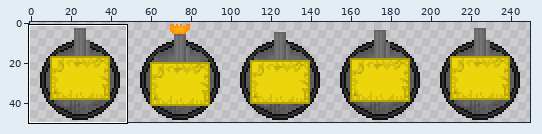
Sprite sheet, stored at strong.png. Above, an overview of the earlier version with the close-up marked.
Close-up. First the earlier version:
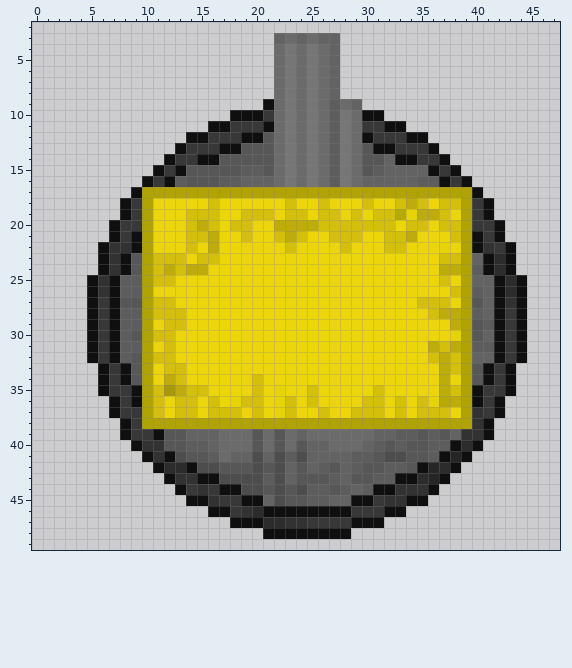
The file is 250x50 pixels. Colours within 5 levels of each other are drawn and written as one. Shown: x 0..47, y 2..49. The commit also changed other parts of the picture, which this record leaves out.
After:
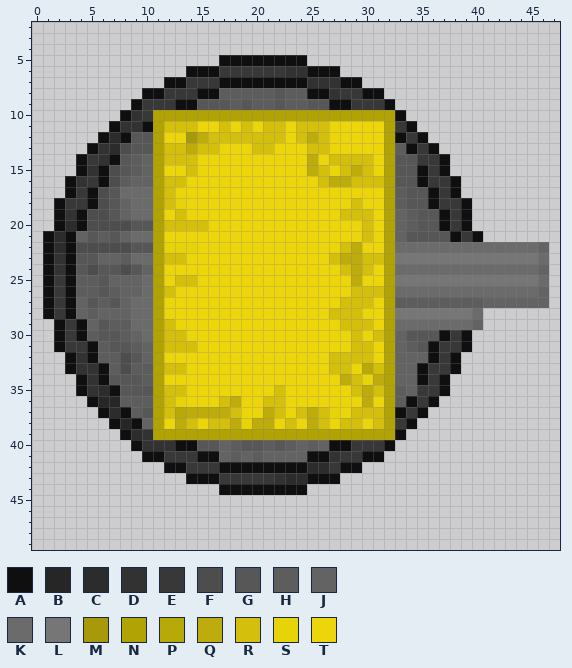
Palette (. is transparent): A #0f0f0f  B #262626  C #2c2c2c  D #323232  E #383838  F #4d4d4d  G #575757  H #5d5d5d  J #636363  K #6b6b6b  L #767676  M #a79909  N #b1a304  P #b7aa08  Q #beab0c  R #d4bf0c  S #e7d309  T #edd50c
Change:
Changed rows in their new state; - is an unchanged pixel.
first column x 1:
 3 ---------------------......-------------------
 4 ---------------------......-------------------
 5 ----------------AAAAAAAA...-------------------
 6 -------------AAAEEEEEEDDAAA-------------------
 7 -----------AAEEEAAAAAAAADDDAA-----------------
 8 ---------AAEEEAAHHHHHGHHAADEEAA---------------
 9 --------AEEEAAGGGHGHHGHHGGAAEEEA--------------
10 -------ADENNNNNNNNNNNNNNNNNNNNNNA-------------
11 ------ADDANRRRTTRTRTRRTRRRTTTTTNEA------------
12 -----ACAGGNTTMQRRRRRRRTRQRTTTTTNAE------------
13 ----ADCFGGNRRQRRTTTRRTTTRRTTTTTNHA------------
14 ---AEDAGHJNRRRTTTTTTTTTTQTRRRRTNGG------------
15 ---ADAFGHJNTTRTTTTTTTTTTQRTRQRTNGGAEA.--------
16 --ADEAFHJJNRRTTTTTTTTTTTTRQQRRRNGGAEEA.-------
17 --AEAFGKKK-RTTTTTTTTTTTTTTTTTTT-HGGAEA..------
18 -AEEAFGJKKNRS--T------T--T--RT-NHGGAEEA..-----
19 -ADAFFGJKKN-RTTT--TTT-TT-TTR-RTNJHGGAEA..-----
20 -ACAFFFFGGNRR-RT-TT--TTTTTTTT-TNJHGGAEA...----
21 ACAJGHGJKKN--TTT--T--TTT--TTTR-NJGGGGAE-..----
22 ACAFFFFFGGNSSS-T------T-----Q--NKKKKKKKKKKKKKJ
23 ADAGGJJHKKN---TT----------RQQRRNLLLLLLLLLLLLLK
24 ADAGFGGF-JNTTTT------------RQR-NKKKKKKKKKKKKKJ
25 AEAHHGJJJKNTRR--------------Q--NLLLLLLLLLLLLLK
26 AEAHHGHJJKNR----------------RRRNKKKKKKKKKKKKKJ
27 AEAJGHGJKKNT---------------RRR-NHHHHHHHH-JJJJJ
28 AEAJHJJJKKNTT-------------RRR--NLLLLLLLK....--
29 -AEAJGH-KKN-T--------------RRR-NKKKKKKKJ....--
30 -AEAHGG-JKN-R---------------R-RNJGGGAEA.....--
31 -AEE-HGG-JN-RR--------------RR-NJHGAEEA.....--
32 --AD-HHF-JNT--------------RRRR-NJJJAEA......--
33 --ADD-HFHHN---------------RR-PRNJJAEEA.....---
34 ---AD-GG-HNTT------T-------QRSQNJJAEA......---
35 ---ADCAGGGNRRTT----T-R--T---RQ-NHJEEA......---
36 ----ABBHHHNRST-TRQTTRRT-T----QTNHAEA......----
37 -----ACAHGNRPQQQQ--TQRTRQ-S----NAEA.......----
38 ------ABAJ-TQRTRRQSQQTRTQRTRRTR-EA.......-----
39 --------CDNNNNNNNNNNNNNNNNNNNNNNA........-----
40 -----------DAAGGJHG-H-HJH-AAEEEA........------
41 ----------AEEEAAJH-H-JJJAADEEAA........-------
42 ----------.AAEEEAAAAAAAACCEAA.........--------
43 -----------..A--EEEEEDCCAAA..........---------
44 ------------....--AAAAAA............----------
45 -------------......................-----------
46 ---------------..................-------------
47 -----------------..............---------------
48 --------------------........------------------
Changed places in both close-ups, as pixel boxes (x1, y1, x2, y2):
changed: (43, 33, 549, 539)
